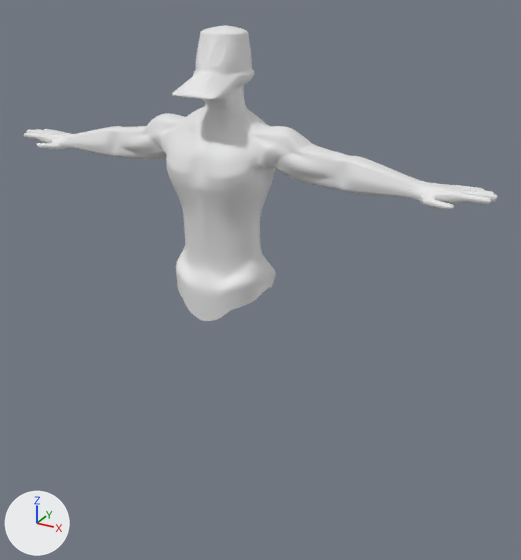
Before and after pictures for a commit that changed the Blender file Assets/Models/Blender/DuckMan.blend.
Both versions are drawn from a 50 mm camera at (3.4, -5.57, 1.94) aimed at (0.27, 0.13, -0.91). Arrows for +X, +Y and +Z are at lower left; the lights stay in place.
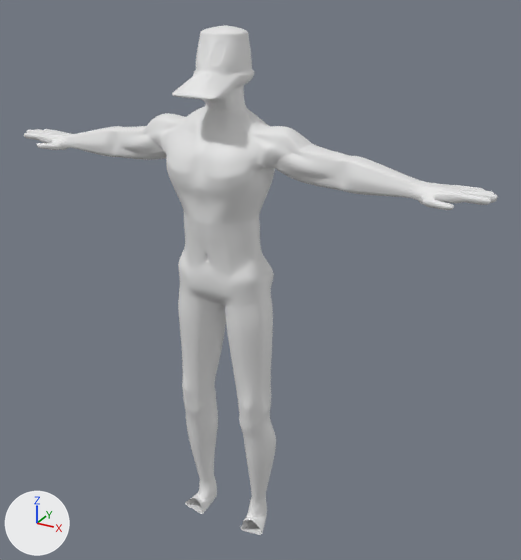
The change, as a diff of the scene's bpy script:
```diff
--- a/Assets/Models/Blender/DuckMan.blend.py
+++ b/Assets/Models/Blender/DuckMan.blend.py
@@ me_cylinder @@
 # used by ob_cylinder; location = (0.0, 0.0, -0.43); scale = (1.0, 1.0, -0.79)
-me_cylinder.from_pydata(...)  # 1060 vertices, 1017 faces, 1 loose edge; spans x 0.0..2.44, y -0.61..0.32, z -2.39..0.91
+me_cylinder.from_pydata(...)  # 1431 vertices, 1380 faces, 1 loose edge; spans x 0.0..2.44, y -0.61..0.24, z -2.39..4.21
+# me_cylinder part 1: 77 vertices moved from x 0.0..0.47, y -0.51..0.32, z -0.59..0.91 to x 0.0..0.46, y -0.46..0.24, z -0.59..0.87; 16 vertices removed from x 0.0..0.39, y -0.42..0.14, z -0.09..-0.05; 387 vertices added at x 0.0..0.53, y -0.47..0.18, z -0.31..4.21
```

What differs and where, as boxes (x1, y1, x2, y2) in the pictures (521 x 560 px):
'Cylinder', reshaped (72% taller): before (24, 25, 498, 321); after (24, 25, 498, 535)
part 1 of me_cylinder, built on: before (176, 194, 276, 321); after (177, 194, 276, 535)
